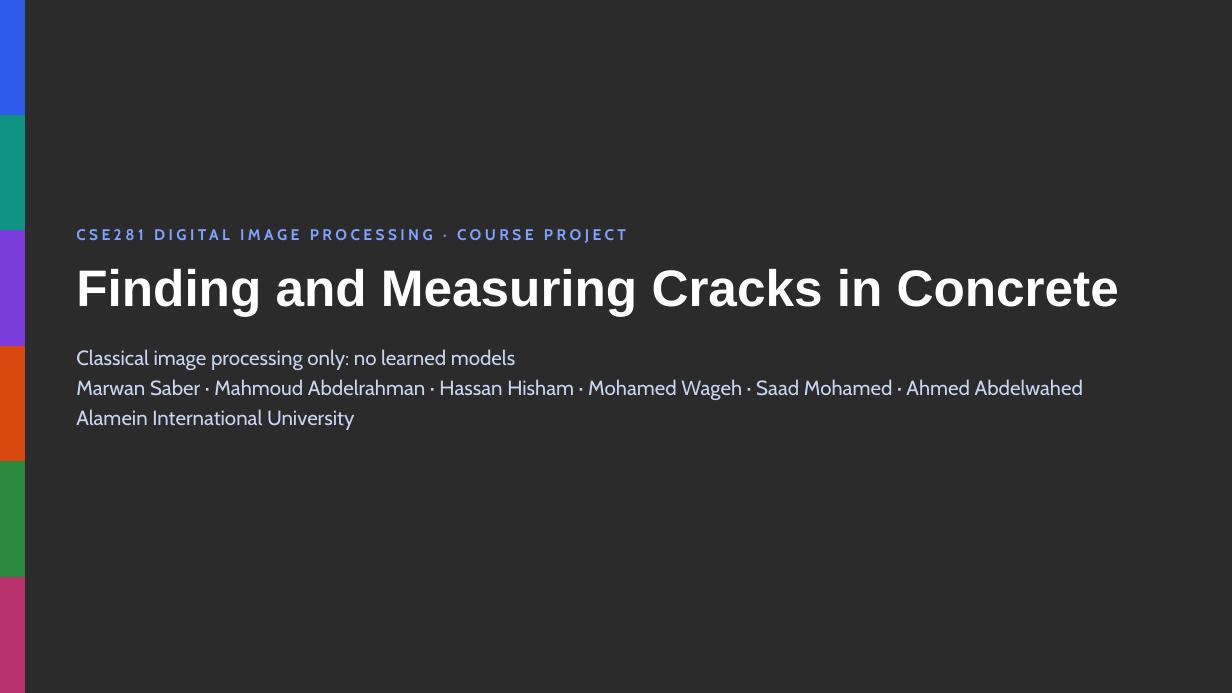
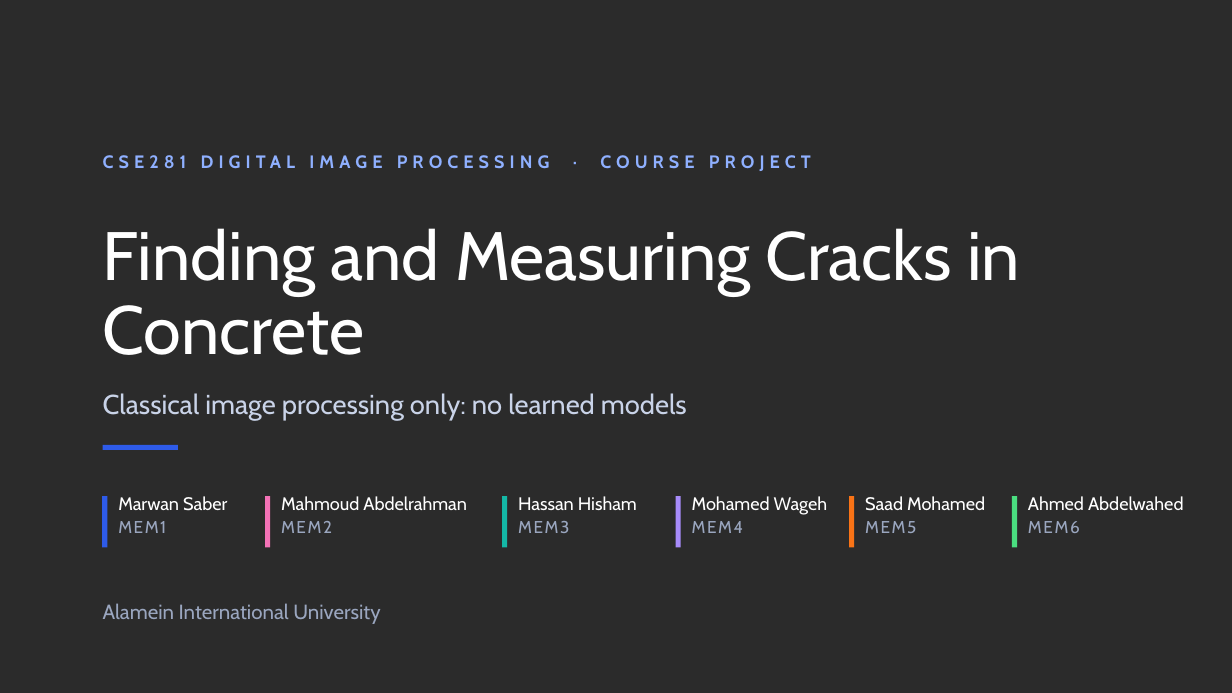
Before and after one commit to marwan19-saber/cse281-crack-segmentation, a slide deck: slide 1 of report/presentation.pptx. Drawn at 1232x693 pixels with LibreOffice and Linux fonts; fonts in the diff are those of the drawing; background and template pictures are left out; a plain dark background stands for a picture behind light text. Boxes give left, top, right and bottom in pixels: in the first picture for what was removed or moved away, otherwise in the second. Text is boxed around its words. In the diff, an @@ line names an element or a change of style, - is before the commit and + after.

```diff
--- a/report/presentation.pptx
+++ b/report/presentation.pptx
@@ rectangle removed at bbox=[0, 0, 25, 116] @@
@@ rectangle removed at bbox=[0, 116, 25, 232] @@
@@ text "CSE281 DIGITAL IMAGE PROCESSING · ...": place and size @@
-text "CSE281 DIGITAL IMAGE PROCESSING · ..." at bbox=[76, 222, 816, 246]
+text "CSE281 DIGITAL IMAGE PROCESSING · ..." at bbox=[103, 155, 811, 171]
@@ text "CSE281 DIGITAL IMAGE PROCESSING · ..." at bbox=[103, 155, 811, 171]: size 9 to 10.5 pt, text colour #7DA2FF to #8FB0FF, letter spacing 2 to 3 pt; vertical alignment middle to top @@
@@ title "Finding and Measuring Cracks in ...": place and size @@
-title "Finding and Measuring Cracks in ..." at bbox=[76, 269, 1119, 316]
+title "Finding and Measuring Cracks in ..." at bbox=[103, 228, 1020, 355]
@@ title "Finding and Measuring Cracks in ..." at bbox=[103, 228, 1020, 355]: size 30 to 40 pt, font Arial to Cabin, bold off; line spacing 1 to 0.9; vertical alignment top to bottom @@
@@ rectangle removed at bbox=[0, 232, 25, 347] @@
@@ rectangle removed at bbox=[0, 346, 25, 462] @@
@@ text at bbox=[76, 379, 1083, 430]: paragraphs removed @@
-Marwan Saber · Mahmoud Abdelrahman · Hassan Hisham · Mohamed Wageh · Saad Mohamed · Ahmed Abdelwahed
-Alamein International University
@@ text "Classical image processing only: no ...": place and size @@
-text "Classical image processing only: no ..." at bbox=[76, 349, 1083, 430]
+text "Classical image processing only: no ..." at bbox=[103, 393, 687, 420]
@@ text "Classical image processing only: no ..." at bbox=[103, 393, 687, 420]: size 12 to 16 pt, text colour #C8D5F1 to #C9D3E8; less space between paragraphs @@
@@ rectangle added at bbox=[102, 445, 177, 450], fill #2E5BE9 @@
@@ rectangle removed at bbox=[0, 462, 25, 578] @@
@@ rectangle added at bbox=[102, 496, 107, 548], fill #2E5BE9 @@
@@ text added at bbox=[118, 496, 227, 533], 10.6 pt, text #FFFFFF @@
+Marwan Saber
+MEM1
@@ rectangle added at bbox=[265, 496, 270, 548], fill #F472B6 @@
@@ text added at bbox=[281, 496, 467, 533], 10.6 pt, text #FFFFFF @@
+Mahmoud Abdelrahman
+MEM2
@@ rectangle added at bbox=[503, 496, 508, 548], fill #14B8A6 @@
@@ text added at bbox=[518, 496, 637, 533], 10.6 pt, text #FFFFFF @@
+Hassan Hisham
+MEM3
@@ rectangle added at bbox=[675, 496, 680, 548], fill #A78BFA @@
@@ text added at bbox=[692, 496, 828, 533], 10.6 pt, text #FFFFFF @@
+Mohamed Wageh
+MEM4
@@ rectangle added at bbox=[849, 496, 854, 548], fill #F97316 @@
@@ text added at bbox=[865, 496, 985, 533], 10.6 pt, text #FFFFFF @@
+Saad Mohamed
+MEM5
@@ rectangle added at bbox=[1011, 496, 1016, 548], fill #4ADE80 @@
@@ text added at bbox=[1028, 496, 1183, 533], 10.6 pt, text #FFFFFF @@
+Ahmed Abdelwahed
+MEM6
@@ rectangle removed at bbox=[0, 578, 25, 693] @@
@@ text added at bbox=[103, 603, 380, 624], 12 pt, text #9AA6BF @@
+Alamein International University
```
Also in this commit, not shown: 12 other slides changed, 4 slides added.
